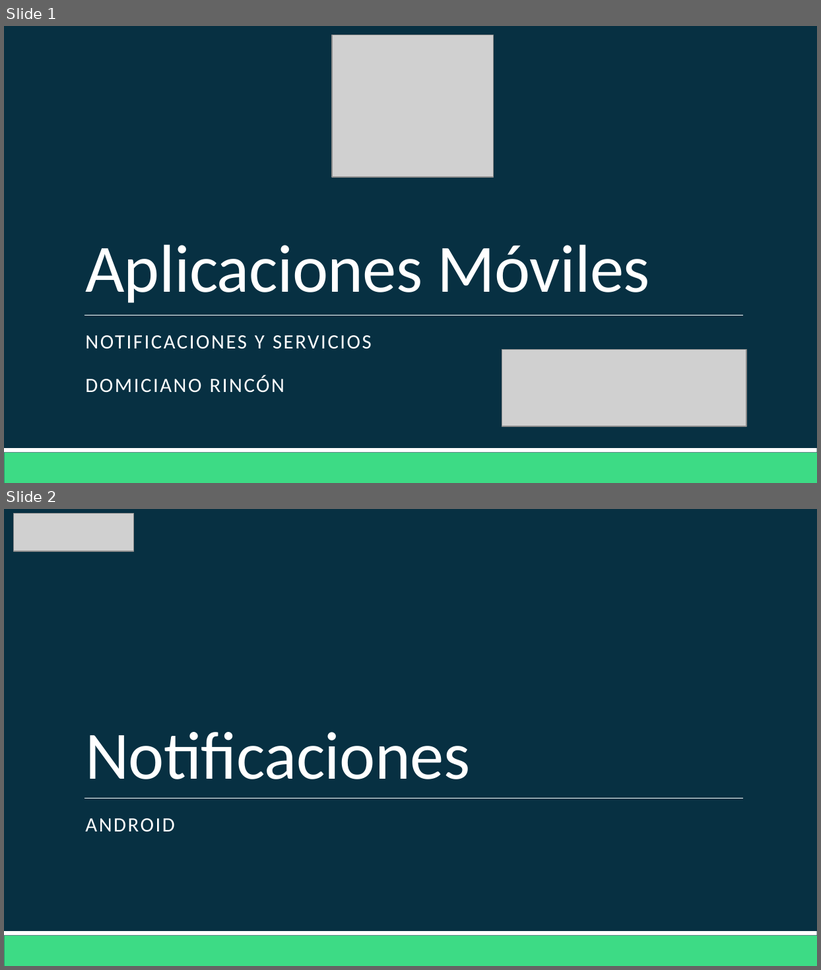
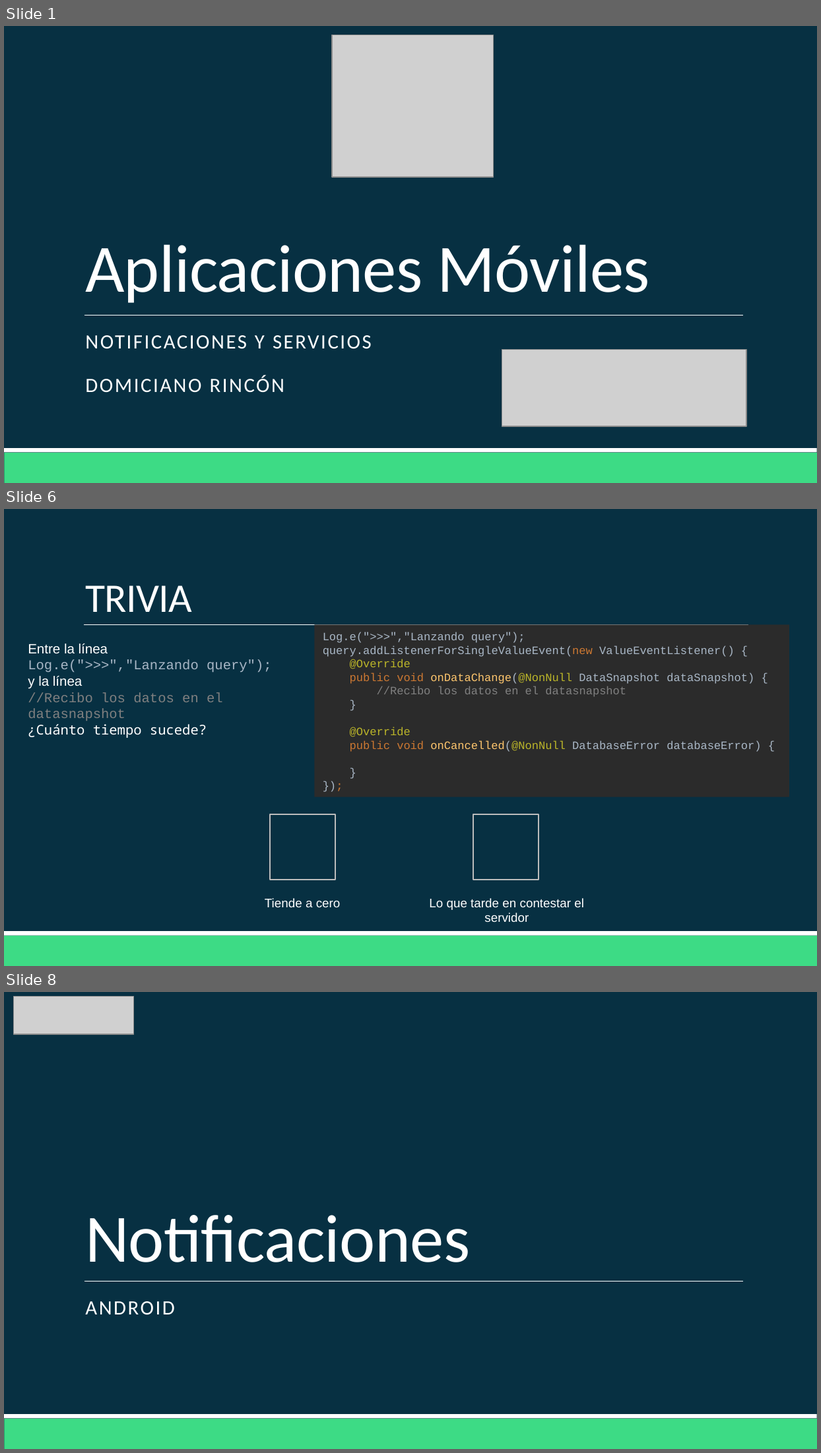
Before and after one commit to Domiciano/AppMoviles201, a slide deck: Clase 12/Clase 12.pptx. Shown one above the other, each under a label of ours: slides 1 and 2 before the commit, slides 1, 6 and 8 after it; the slides between them are not shown. The pictures are 821x970 and 821x1453 pixels, drawn with LibreOffice and Linux fonts; fonts in the diff are those of the drawing; grey boxes stand for pictures. Boxes give left, top, right and bottom in pixels: in the first picture for what was removed or moved away, otherwise in the second. Text is boxed around its words. In the diff, an @@ line names an element or a change of style, - is before the commit and + after.

```diff
--- a/Clase 12/Clase 12.pptx
+++ b/Clase 12/Clase 12.pptx
@@ slide 6 added at bbox=[4, 509, 817, 966], background #073042; not listed: 2 template elements that a slide beside it also shows @@
@@ title added at bbox=[85, 586, 192, 612], 36 pt, text #FFFFFF @@
+TRIVIA
@@ line added from (84, 625) to (748, 625), #FFFFFF 0.5 pt @@
@@ rectangle added at bbox=[315, 625, 789, 797], fill #2B2B2B, 10 pt, text #A9B7C6 @@
+Log.e(">>>","Lanzando query");
+query.addListenerForSingleValueEvent(new ValueEventListener() {
+@Override
+public void onDataChange(@NonNull DataSnapshot dataSnapshot) {
+//Recibo los datos en el datasnapshot
+}
+@Override
+public void onCancelled(@NonNull DatabaseError databaseError) {
+}
+});
@@ text added at bbox=[28, 644, 272, 738], 12 pt, text #FFFFFF @@
+Entre la línea
+Log.e(">>>","Lanzando query");
+y la línea
+//Recibo los datos en el datasnapshot
+¿Cuánto tiempo sucede?
@@ rectangle added at bbox=[270, 815, 336, 881], outline #BDBDBD 1.25 pt @@
@@ rectangle added at bbox=[473, 815, 539, 881], outline #BDBDBD 1.25 pt @@
@@ text added at bbox=[265, 898, 341, 908], 11 pt, text #FFFFFF @@
+Tiende a cero
@@ text added at bbox=[429, 898, 584, 922], 11 pt, text #FFFFFF @@
+Lo que tarde en contestar el servidor
@@ what was slide 2 is now slide 8 @@
```
Also in this commit, not shown: 12 other slides added, 2 other files.
